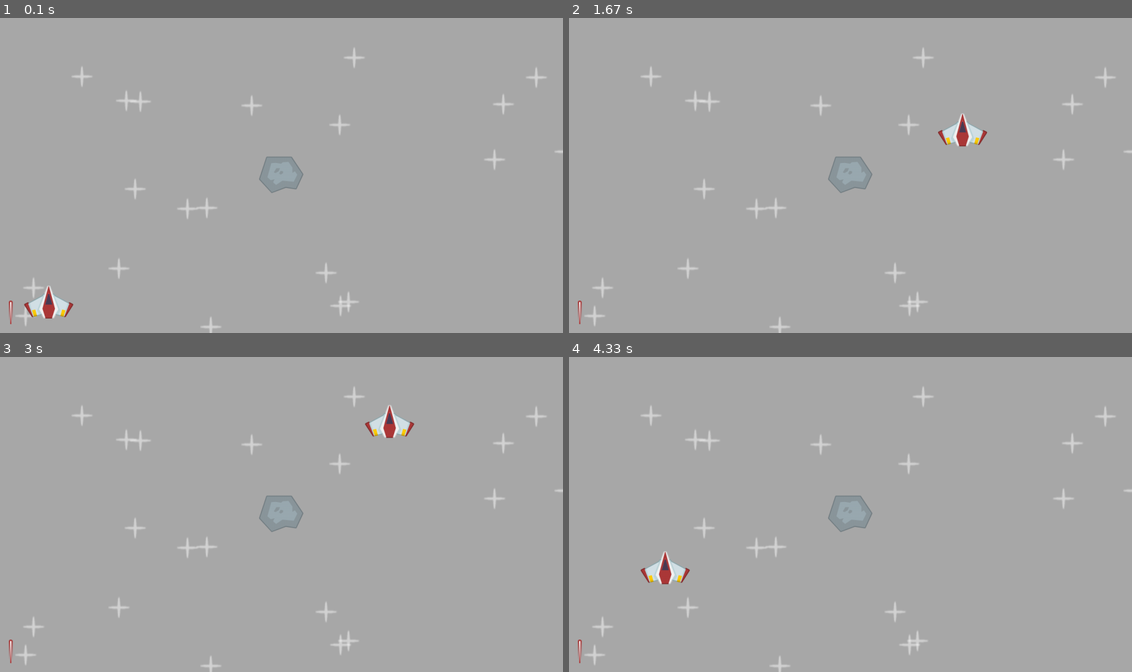
Above: before the commit, frames 1-4 (two rows, left to right).
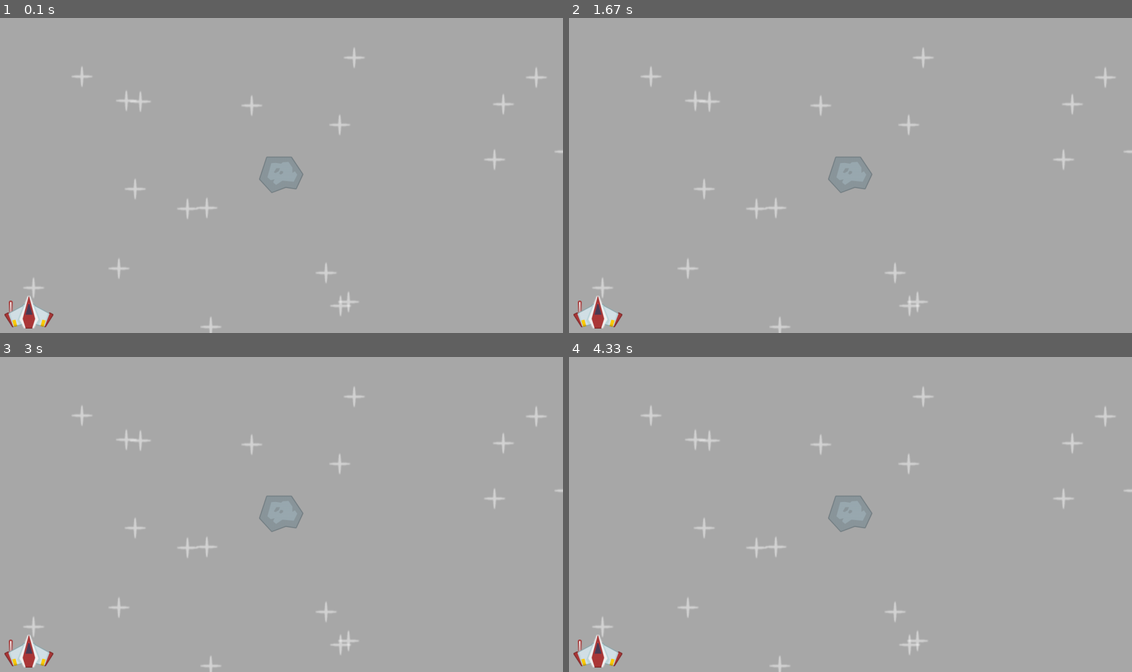
Above: after the commit, the same moments.

Repository: StefMcCuistion/PyGame-Practice-Exercises
Game: pygame game, started from src/space_shooter/code/main.py
The game is run twice, just before and just after one commit, with the same random seed, the same clock (stepped at 60 frames per second) and the same inputs.
Inputs:
- Up to frame 1 (0.1 s): no input
- Up to frame 2 (1.67 s): no input
- Up to frame 3 (3 s): no input
- Up to frame 4 (4.33 s): no input

The runs differ from the first frame. In frame 1, 0.8% of the frame differs, in the area x 0-13%, y 84-99%; in frame 2, 0.9%; in frame 3, 0.9%; in frame 4, 0.9%, in the area x 0-22%, y 61-99%.

Commit message:
Added left to right player movement

Diff:
--- a/src/space_shooter/code/main.py
+++ b/src/space_shooter/code/main.py
@@ -19,8 +19,8 @@
     path = join('..', 'images', 'player.png')
     player_surf = OwO.image.load(path).convert_alpha()
     player_rect = player_surf.get_frect(bottomleft = (10, H - 10))
-    player_dir = OwO.math.Vector2(2, -1)
-    player_speed = 250
+    player_dir = OwO.math.Vector2()
+    player_speed = 300
 
     ## Meteor
     meteor_surf = OwO.image.load(join('..', 'images', 'meteor.png')).convert_alpha()
@@ -41,6 +41,12 @@
             if event.type == OwO.QUIT:
                 running = False
 
+
+        # Input
+        keys = OwO.key.get_pressed()
+        player_dir.x = int(keys[OwO.K_RIGHT]) - int(keys[OwO.K_LEFT])
+        player_rect.center += player_dir * player_speed * dt
+
         # Draw the game
         display.fill('darkgray')
         for pos in star_positions:
@@ -48,15 +54,15 @@
 
         display.blit(lazer_surf, lazer_rect)
         ## Player movement
-        player_rect.center += player_dir * player_speed * dt
-        if player_rect.top <= 0:
-            player_dir.y *= -1
-        if player_rect.bottom >= H:
-            player_dir.y *= -1
-        if player_rect.left <= 0:
-            player_dir.x *= -1
-        if player_rect.right >= W:
-            player_dir.x *= -1
+        # player_rect.center += player_dir * player_speed * dt
+        # if player_rect.top <= 0:
+        #     player_dir.y *= -1
+        # if player_rect.bottom >= H:
+        #     player_dir.y *= -1
+        # if player_rect.left <= 0:
+        #     player_dir.x *= -1
+        # if player_rect.right >= W:
+        #     player_dir.x *= -1
         display.blit(player_surf, player_rect)
 
         display.blit(meteor_surf, meteor_rect)
